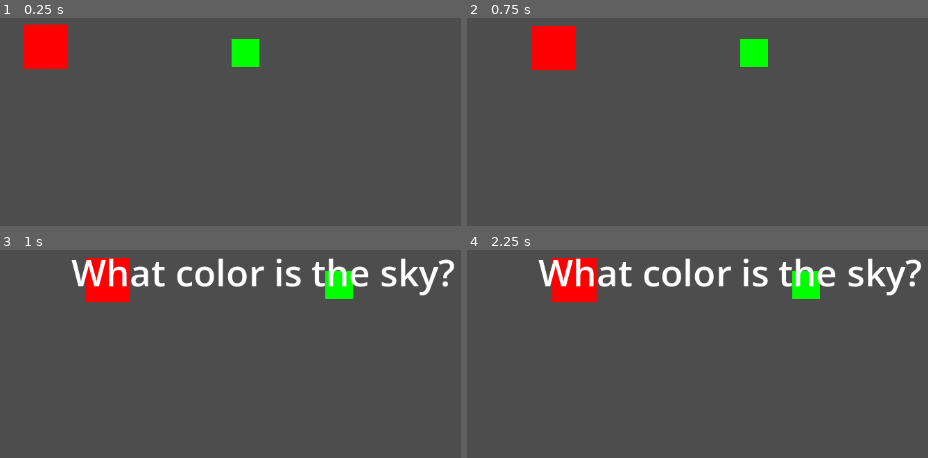
Above: before the commit, frames 1-4 (two rows, left to right).
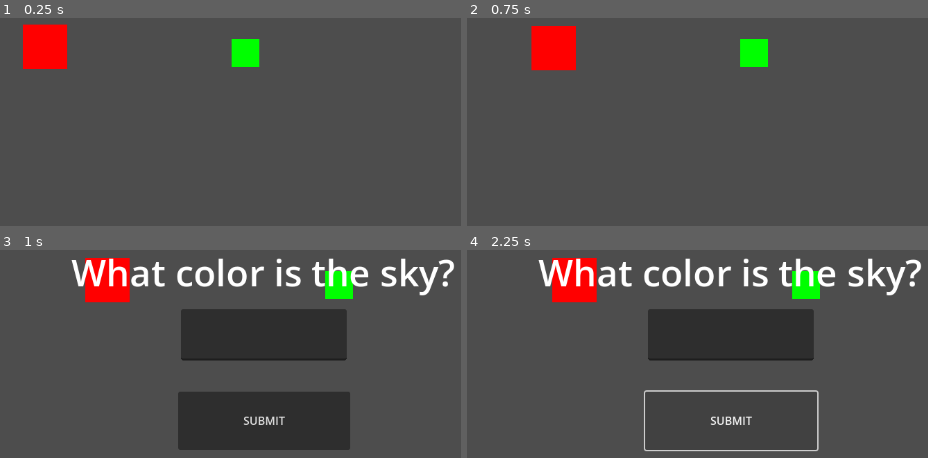
Above: after the commit, the same moments.

Repository: etper/question-mark-game
Game: Godot game, scene res://main.tscn
The game is run twice, just before and just after one commit, with the same random seed, the same clock (stepped at 60 frames per second) and the same inputs.
Inputs (mouse positions are in pixels of both pictures, inside the frame that each line leads up to):
- Up to frame 1 (0.25 s): no input
- Up to frame 2 (0.75 s): hold Right (ui_right) from 0.53 s (still down)
- Up to frame 3 (1 s): keep holding Right (ui_right)
- Up to frame 4 (2.25 s): release Right (ui_right) at 1.25 s; click (729, 420) at 1.25 s, where only the run after the commit has a clickable "SUBMIT"; tap Enter at 2 s; hold Down (ui_down) from 2.03 s (still down)

Frames 1-2 are identical in both runs. In frame 3, 19% of the frame differs, in the area x 38-76%, y 28-97%; in frame 4, 9.8%.

Commit message:
submitting answers

Diff:
--- a/main.gd
+++ b/main.gd
@@ -1,29 +1,63 @@
 extends Node2D
 
-var paused_now = false
+var lives = 3
+
+var timer_wait_time = 1.0
 
 var questions = [
-	"What is 2 + 2?",
-	"What color is the sky?"
+	{
+		"question": "What is 2 + 2?",
+		"answer": "4"
+	},
+	{
+		"question": "What color is the sky?",
+		"answer": "blue"
+	}
 ]
+
+var current_answer = ""
 
 func _ready():
 	$QuestionPanel.visible = false
 
-	$Timer.wait_time = 1.0
+	# Allows the panel to still work while the game is paused
+	$QuestionPanel.process_mode = Node.PROCESS_MODE_ALWAYS
+
+	$Timer.wait_time = timer_wait_time
 	$Timer.start()
 
+
 func _on_timer_timeout():
-	if paused_now:
+	var q = questions.pick_random()
+
+	$QuestionPanel/QuestionLabel.text = q["question"]
+	current_answer = q["answer"].to_lower()
+
+	$QuestionPanel/AnswerInput.text = ""
+	$QuestionPanel.visible = true
+
+	get_tree().paused = true
+
+
+func _on_submit_button_pressed():
+	var player_answer = $QuestionPanel/AnswerInput.text.strip_edges().to_lower()
+
+	if player_answer == current_answer:
+		print("Correct!")
+
 		get_tree().paused = false
 		$QuestionPanel.visible = false
-		$Timer.wait_time = 10.0
+
+		$Timer.wait_time = timer_wait_time
+		$Timer.start()
+
 	else:
-		get_tree().paused = true
+		lives -= 1
 
-		var q = questions.pick_random()
-		$QuestionPanel/QuestionLabel.text = q
-		$QuestionPanel.visible = true
+		print("Wrong! Lives left: ", lives)
 
-	paused_now = !paused_now
-	$Timer.start()
+		if lives <= 0:
+			print("Game Over")
+			get_tree().quit()
+
+		$QuestionPanel/AnswerInput.text = ""
--- a/main.tscn
+++ b/main.tscn
@@ -32,4 +32,20 @@
 horizontal_alignment = 1
 vertical_alignment = 1
 
+[node name="AnswerInput" type="LineEdit" parent="QuestionPanel" unique_id=1452983421]
+layout_mode = 0
+offset_left = 457.0
+offset_top = 377.0
+offset_right = 696.0
+offset_bottom = 451.0
+
+[node name="SubmitButton" type="Button" parent="QuestionPanel" unique_id=1839382824]
+layout_mode = 0
+offset_left = 453.0
+offset_top = 496.0
+offset_right = 701.0
+offset_bottom = 580.0
+text = "SUBMIT"
+
 [connection signal="timeout" from="Timer" to="." method="_on_timer_timeout"]
+[connection signal="pressed" from="QuestionPanel/SubmitButton" to="." method="_on_submit_button_pressed"]
